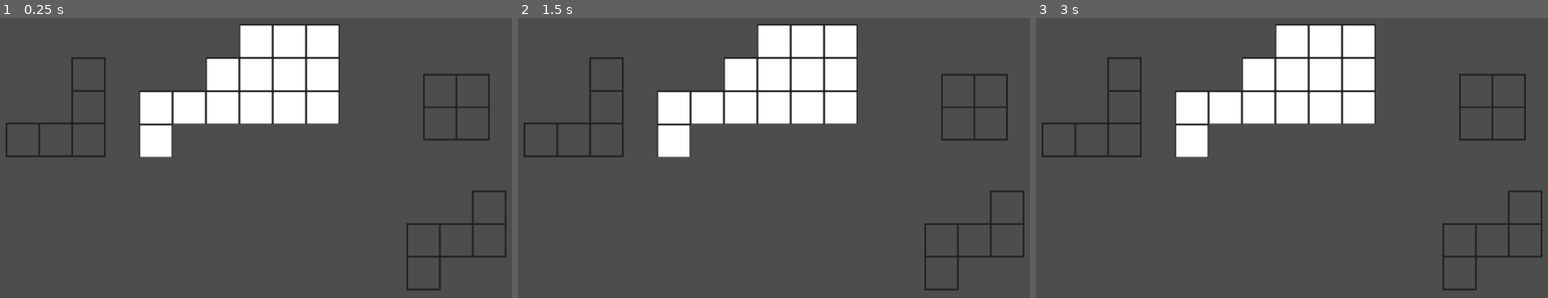
Above: before the commit, frames 1-3 (left to right).
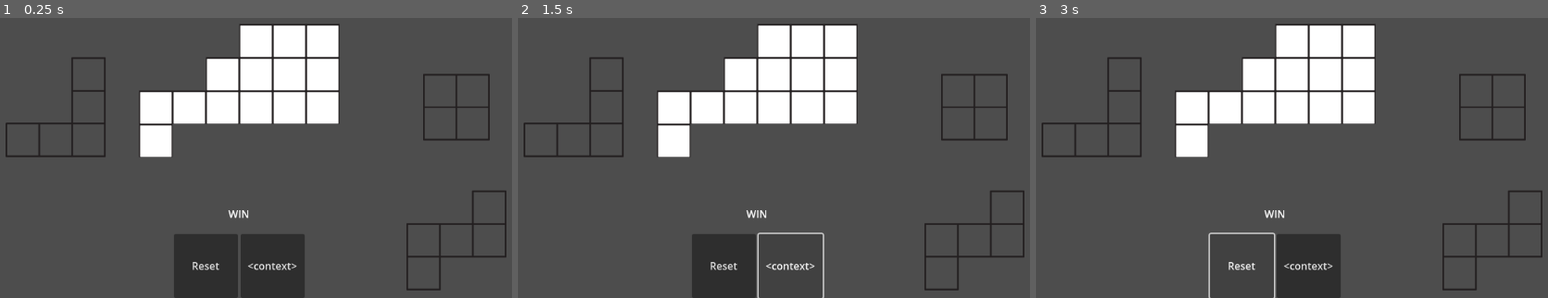
Above: after the commit, the same moments.

Repository: Saplings-Projects/Birthday-2024
Game: Godot game, scene res://MainScenes/level_editor.tscn
Same seed, same stepped clock (60 frames per second), same inputs: the game is played once before the commit and once after it. This scene is started directly instead of the project's main scene.
Inputs (mouse positions are in pixels of both pictures, inside the frame that each line leads up to):
- Up to frame 1 (0.25 s): no input
- Up to frame 2 (1.5 s): click (789, 267) at 0.5 s, where only the run after the commit has a clickable "<context>"; click (789, 267) at 1.25 s, where only the run after the commit has a clickable "<context>"
- Up to frame 3 (3 s): click (1307, 267) at 2 s, where only the run after the commit has a clickable "<context>"; click (1240, 267) at 2.75 s, where only the run after the commit has a clickable "Reset"

The runs differ from the first frame. In frame 1, 5.7% of the frame differs, in the area x 33-60%, y 68-100%; in frame 2, 3.2%; in frame 3, 3.2%.
Error before the commit: Invalid call. Nonexistent function 'enter_state' in base 'Nil'. (res://Scripts/GameManager.gd:53)
Error after the commit: Invalid assignment of property or key '_can_interact' with value of type 'bool' on a base object of type 'Nil'. (res://Scripts/Game/States/GamePlayState.gd:24)

Commit message:
Level Editor WIP

Diff:
--- a/Birthday-2024-Project/MainScenes/level_editor.tscn
+++ b/Birthday-2024-Project/MainScenes/level_editor.tscn
@@ -1,9 +1,12 @@
-[gd_scene load_steps=7 format=3 uid="uid://dg6ecfvm0xsu7"]
+[gd_scene load_steps=10 format=3 uid="uid://dg6ecfvm0xsu7"]
 
 [ext_resource type="Texture2D" uid="uid://dv6gt6gc6l57t" path="res://Art/GenericPieceArt/Asset 26_opaque.png" id="1_rkll7"]
 [ext_resource type="Script" path="res://Scripts/LevelEditor/EditorGridLogic.gd" id="2_vgfu8"]
 [ext_resource type="Script" path="res://Scripts/LevelEditor/EditorGameManager.gd" id="3_rhwcv"]
 [ext_resource type="Resource" uid="uid://dtycllv72hokg" path="res://Resources/TestLevel.tres" id="4_0lna7"]
+[ext_resource type="Script" path="res://Scripts/Game/States/GameEmptyState.gd" id="5_hu4sn"]
+[ext_resource type="Script" path="res://Scripts/Game/States/GamePlayState.gd" id="6_0risw"]
+[ext_resource type="PackedScene" uid="uid://cosap7ka4jc6c" path="res://ScenePrefabs/PuzzleUiManager.tscn" id="7_rjxbj"]
 
 [sub_resource type="TileSetAtlasSource" id="TileSetAtlasSource_5322b"]
 texture = ExtResource("1_rkll7")
@@ -34,14 +37,29 @@
 script = ExtResource("2_vgfu8")
 startingPositions = Array[Vector2i]([Vector2i(6, 0), Vector2i(-6, 0), Vector2i(6, 4)])
 
-[node name="GameManager" type="Node2D" parent="." node_paths=PackedStringArray("grid")]
+[node name="GameManager" type="Node2D" parent="." node_paths=PackedStringArray("grid", "empty_state", "play_state", "win_state")]
 script = ExtResource("3_rhwcv")
 grid = NodePath("../GridMap")
 held_piece_flat_speed = 1.0
 held_piece_distance_speed = 15.0
 held_piece_settle_delay = 0.35
 held_piece_settle_animation_duration = 0.25
+empty_state = NodePath("States/GameEmptyState")
+play_state = NodePath("States/GamePlayState")
+win_state = NodePath("States/GameEditState")
 debug_setupData = ExtResource("4_0lna7")
+
+[node name="States" type="Node2D" parent="GameManager"]
+
+[node name="GameEmptyState" type="Node2D" parent="GameManager/States"]
+script = ExtResource("5_hu4sn")
+
+[node name="GamePlayState" type="Node2D" parent="GameManager/States"]
+script = ExtResource("6_0risw")
+
+[node name="GameEditState" type="Node2D" parent="GameManager/States"]
+
+[node name="PuzzleUiManager" parent="GameManager" instance=ExtResource("7_rjxbj")]
 
 [node name="Camera2D" type="Camera2D" parent="."]
 zoom = Vector2(0.65, 0.65)
--- a/Birthday-2024-Project/Scripts/LevelEditor/EditorGridLogic.gd
+++ b/Birthday-2024-Project/Scripts/LevelEditor/EditorGridLogic.gd
@@ -12,7 +12,6 @@
 
 func ExportLevel() -> String:
 	var pieceData : Array[PieceSetup]
-	var json = JSON.new()
 
 	for pieceLogic in availablePieces:
 		var pieceSetup = PieceSetup.new()
@@ -28,7 +27,7 @@
 		pieceSetup.pieceRotation = pieceLogic.current_rotation_state
 		pieceData.push_back(pieceSetup)
 
-	return json.stringify(pieceData)
+	return JSON.stringify(pieceData)
 
 #only other pieces will block a piece being placed
 func CheckLegalToPlace(piece : PieceLogic) -> bool:
